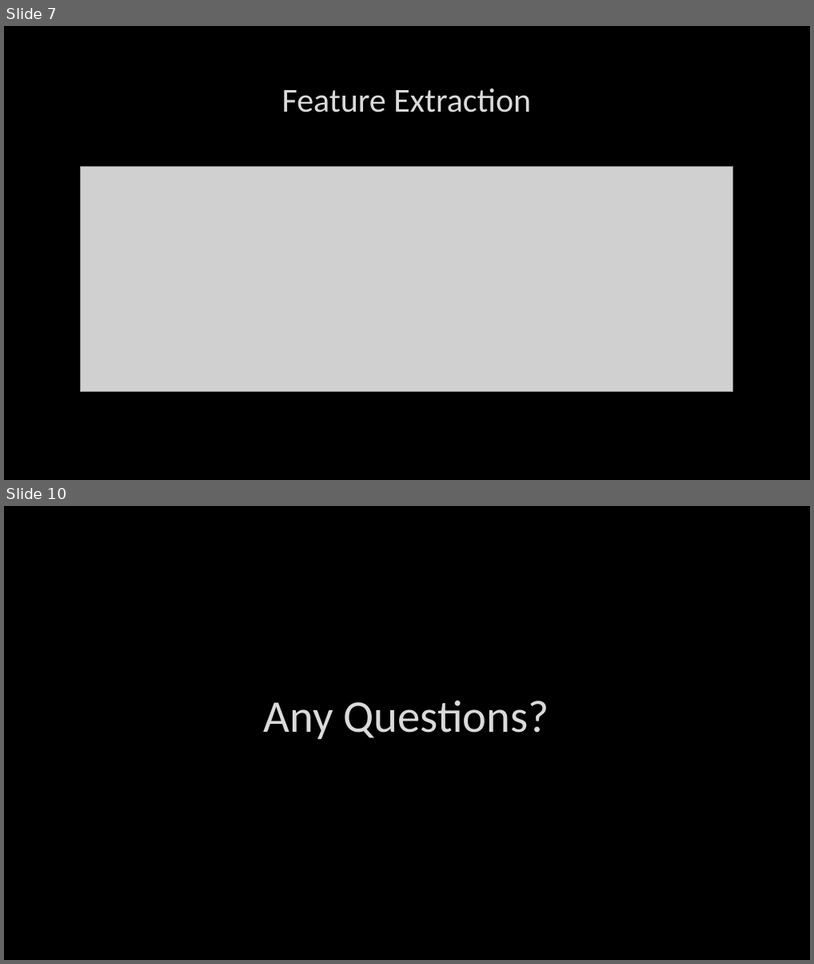
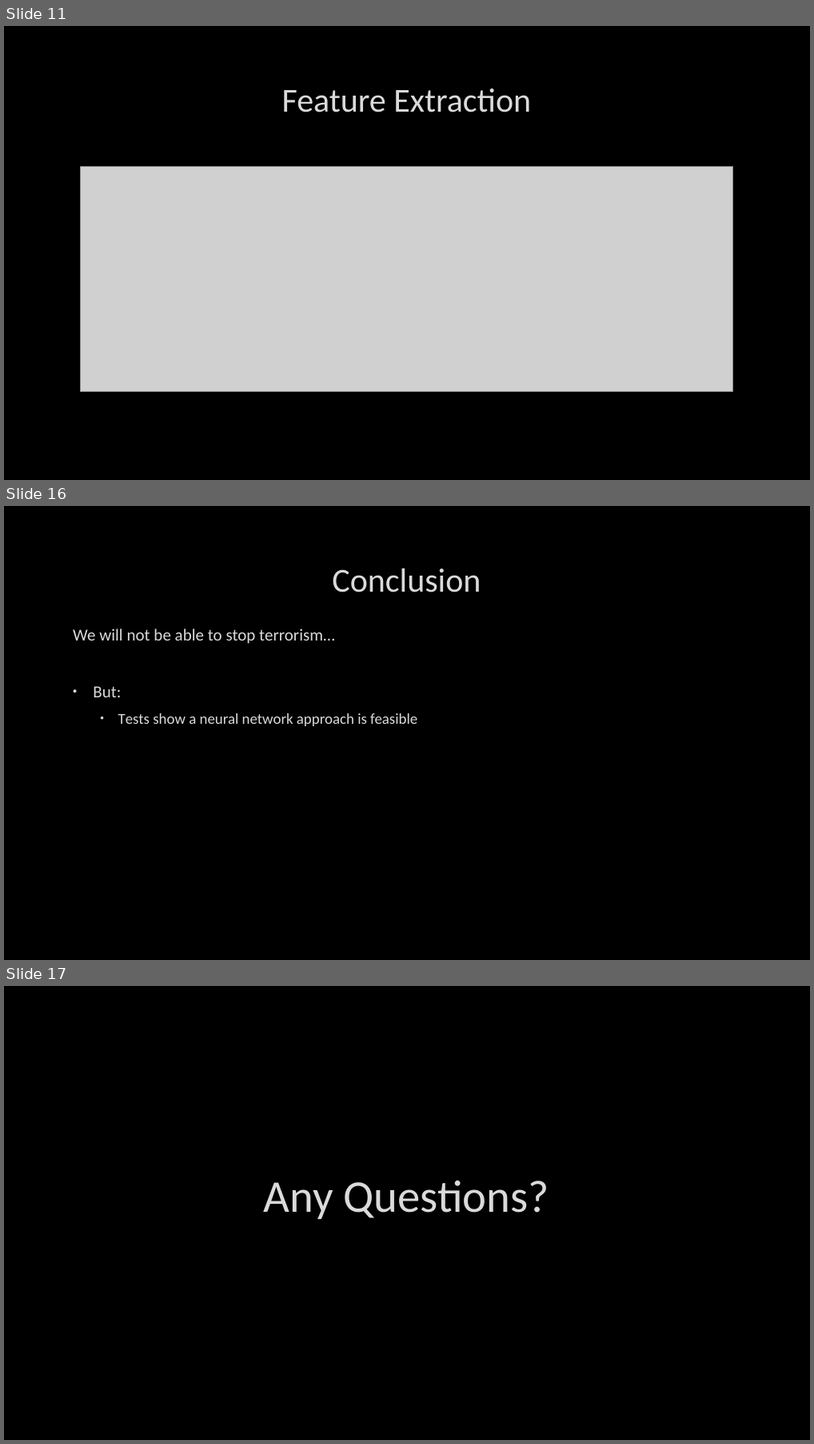
Before and after one commit to BradySheehan/Authorship_Verification, a slide deck: ai_project_presentation.pptx. Shown one above the other, each under a label of ours: slides 7 and 10 before the commit, slides 11, 16 and 17 after it; the slides between them are not shown. The pictures are 814x964 and 814x1444 pixels, drawn with LibreOffice and Linux fonts; fonts in the diff are those of the drawing; grey boxes stand for pictures; background and template pictures are left out. Boxes give left, top, right and bottom in pixels: in the first picture for what was removed or moved away, otherwise in the second. Text is boxed around its words. In the diff, an @@ line names an element or a change of style, - is before the commit and + after.

```diff
--- a/ai_project_presentation.pptx
+++ b/ai_project_presentation.pptx
@@ slide 16 added at [4, 506, 810, 960], background picture (left out) @@
@@ title added at [332, 568, 481, 592], 40 pt, text #DADADA @@
+Conclusion
@@ text added at [73, 628, 418, 726], 18 pt, text #DADADA @@
+We will not be able to stop terrorism…
+• But:
+  • Tests show a neural network approach is feasible
@@ what was slide 7 is now slide 11 @@
@@ what was slide 10 is now slide 17 @@
```
Also in this commit, not shown: 3 slides changed, 9 other slides added, 3 slides removed, 2 other files.
